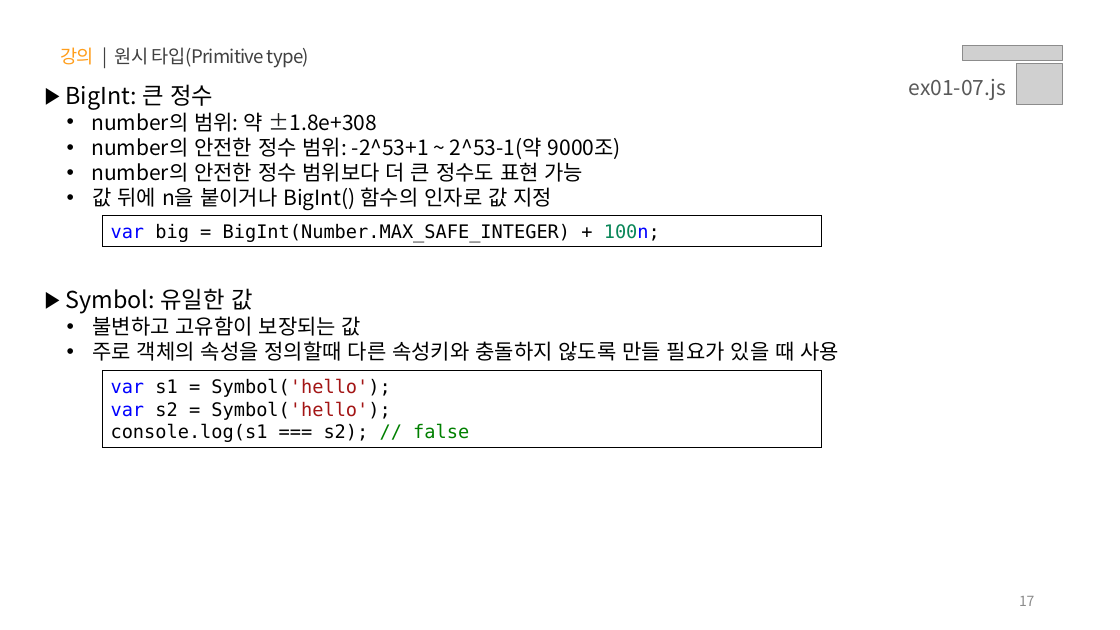
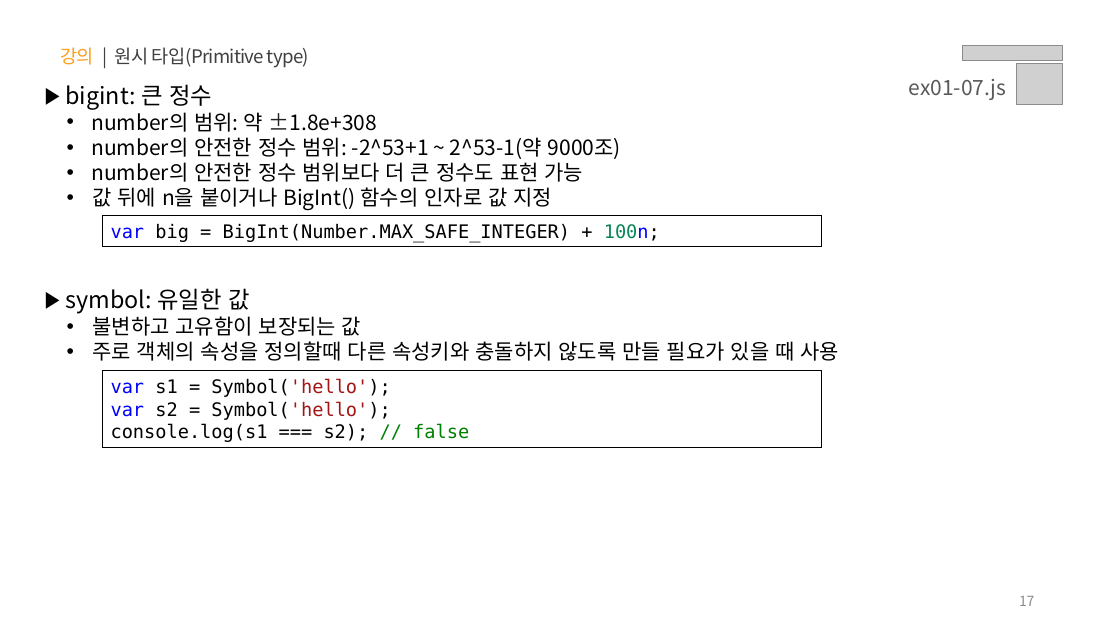
Before and after one commit to yebin-jeong/learn-js, a slide deck: slide 17 of PPT/01.자바스크립트 - 기초 문법.pptx. Drawn at 1120x630 pixels with LibreOffice and Linux fonts; fonts in the diff are those of the drawing; grey boxes stand for pictures. Boxes give left, top, right and bottom in pixels: in the first picture for what was removed or moved away, otherwise in the second. Text is boxed around its words. In the diff, an @@ line names an element or a change of style, - is before the commit and + after.

```diff
--- a/PPT/01.자바스크립트 - 기초 문법.pptx
+++ b/PPT/01.자바스크립트 - 기초 문법.pptx
@@ text at box(65, 84, 212, 110): text changed @@
-▶ BigInt: 큰 정수
+▶ bigint: 큰 정수
@@ text at box(65, 288, 249, 314): text changed @@
-▶ Symbol: 유일한 값
+▶ symbol: 유일한 값
```
Also in this commit, not shown: 5 other slides changed.
